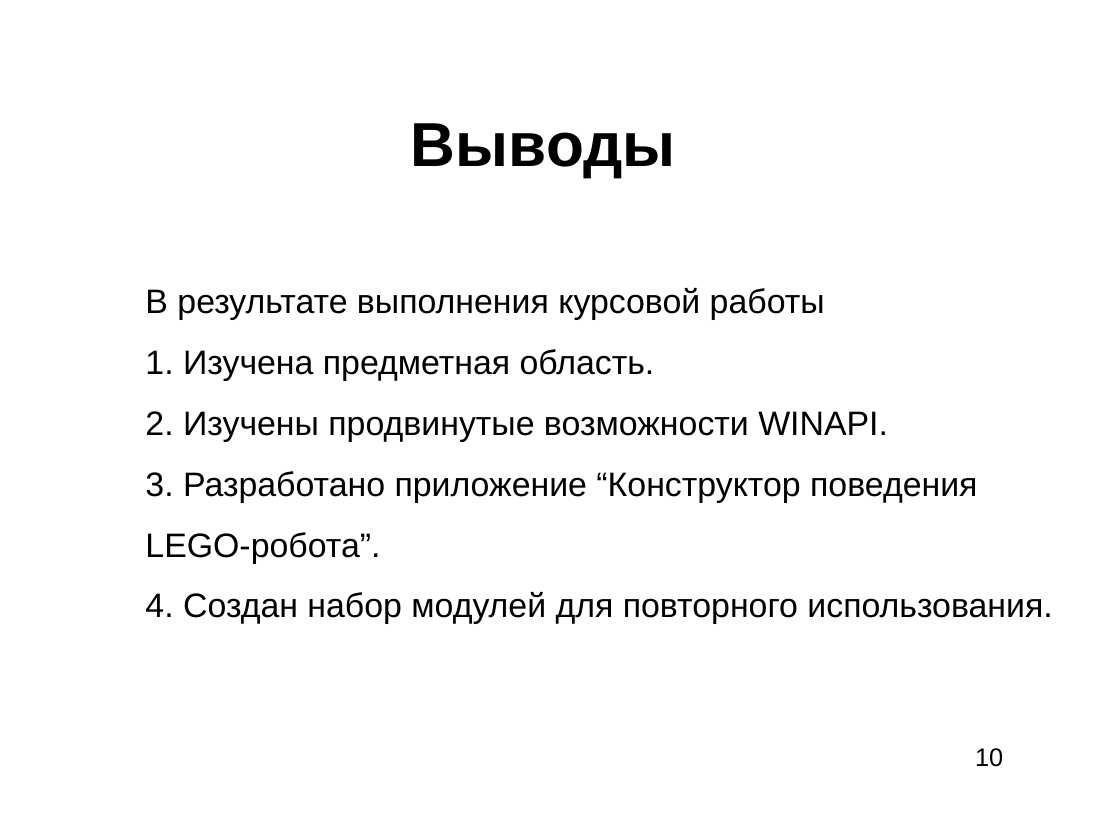
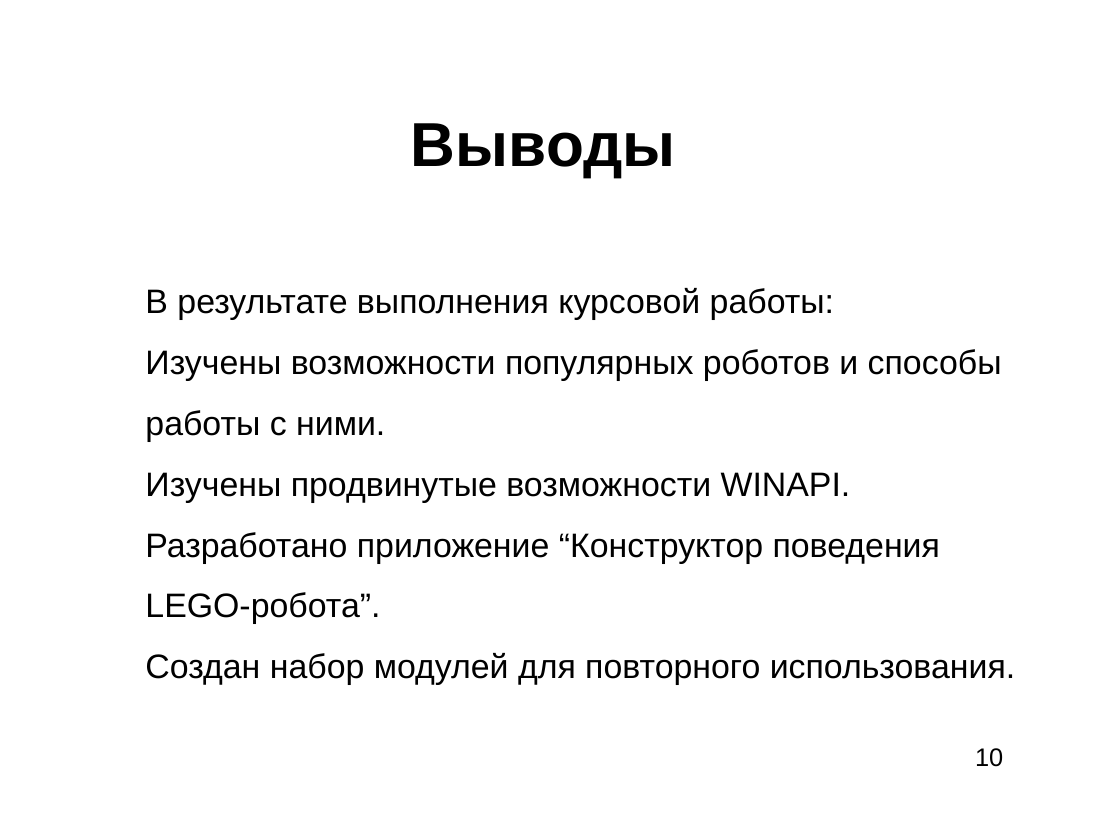
Before and after one commit to waterlink/Cursov2011, a slide deck: slide 11 of reports/presentation.ppt. Drawn at 1120x840 pixels with LibreOffice and Linux fonts; fonts in the diff are those of the drawing; background and template pictures are left out. Boxes give left, top, right and bottom in pixels: in the first picture for what was removed or moved away, otherwise in the second. Text is boxed around its words. In the diff, an @@ line names an element or a change of style, - is before the commit and + after.

```diff
--- a/reports/presentation.ppt
+++ b/reports/presentation.ppt
@@ text at (145, 288, 1015, 685): text changed @@
-В результате выполнения курсовой работы
-1. Изучена предметная область.
-2. Изучены продвинутые возможности WINAPI.
-3. Разработано приложение “Конструктор поведения
-LEGO-робота”.
-4. Создан набор модулей для повторного использования.
+В результате выполнения курсовой работы:
+Изучены возможности популярных роботов и способы
+работы с ними.
+Изучены продвинутые возможности WINAPI.
+Разработано приложение “Конструктор поведения
+LEGO-робота”.
+Создан набор модулей для повторного использования.
```
Also in this commit, not shown: 1 other slide changed, 1 other file.
